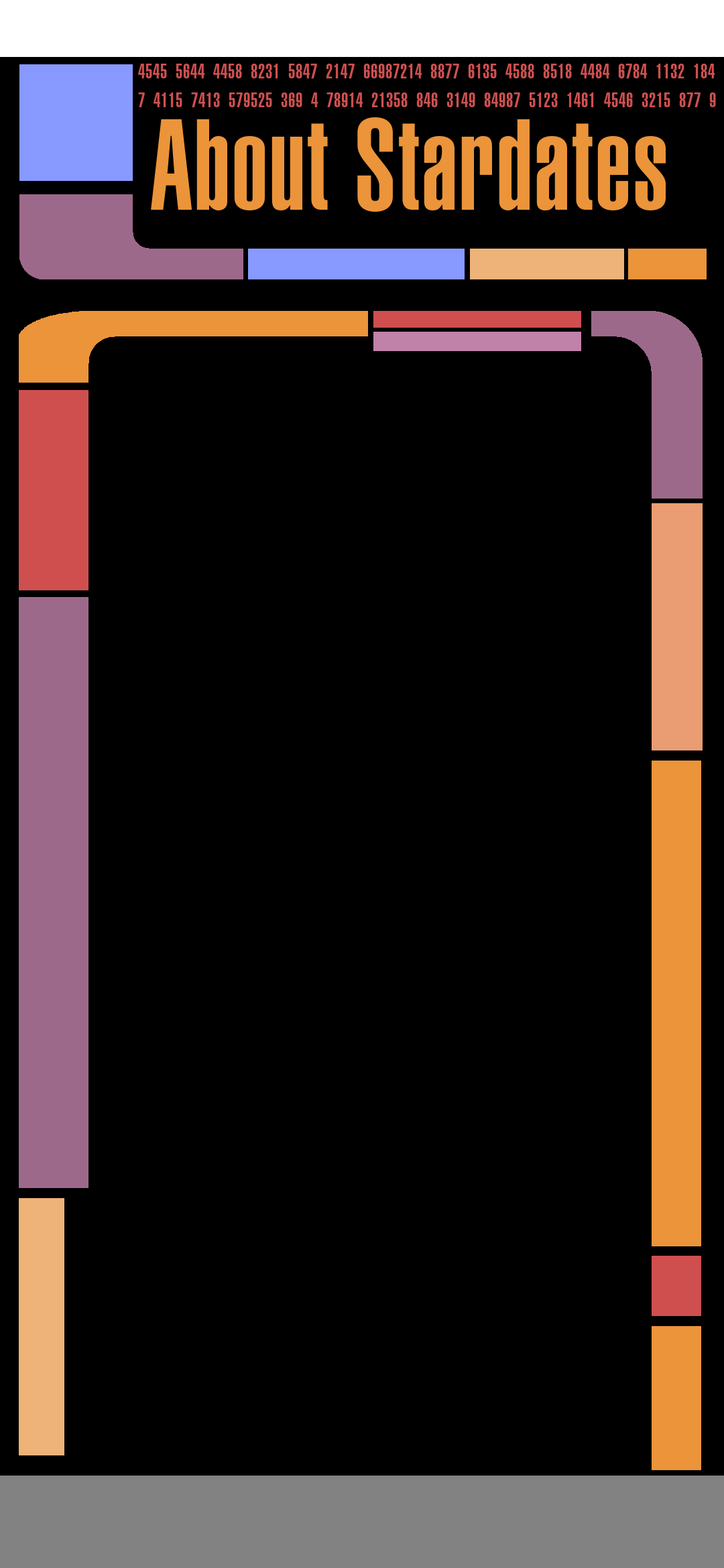
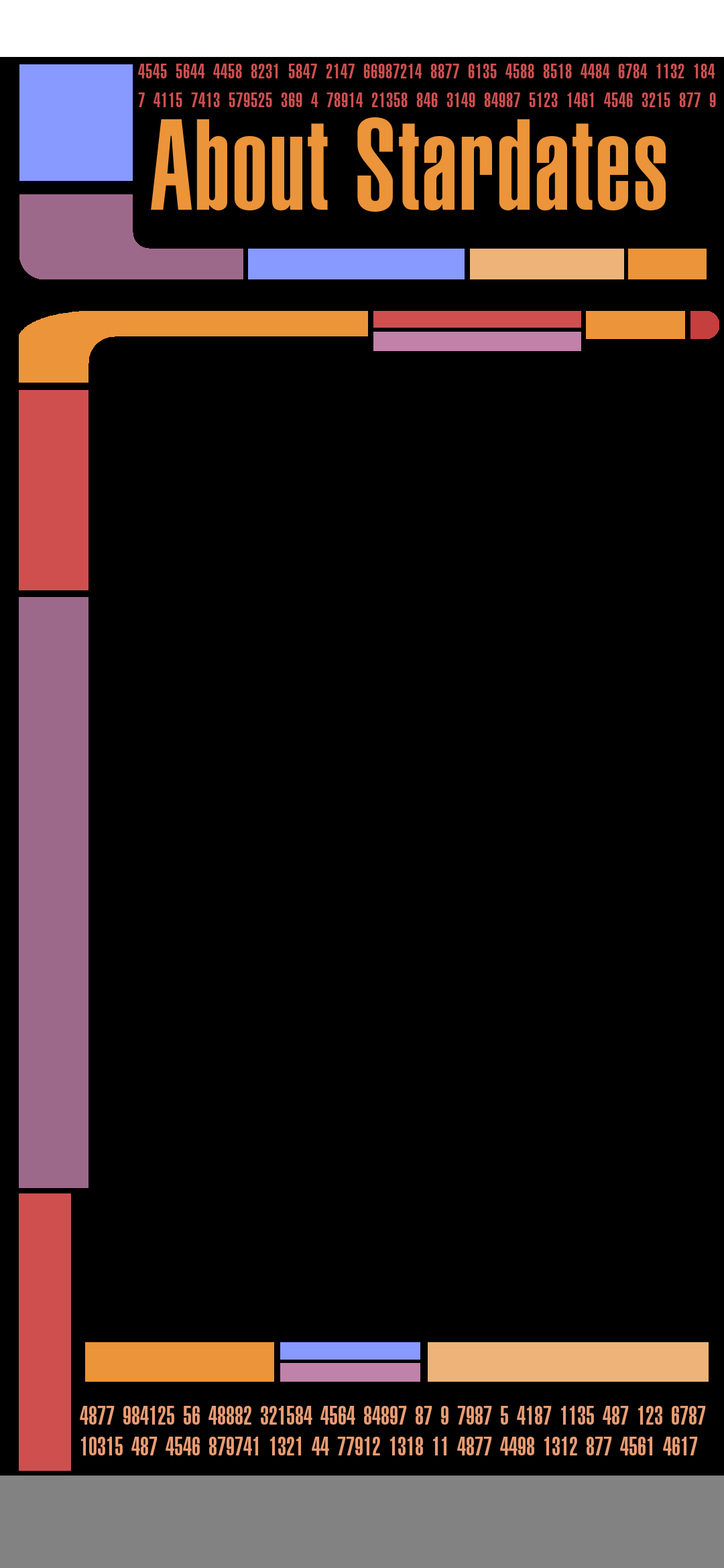
Before/after of a 724px x 1568px layered artwork. What changed in the layer stack:
added layer "4877 984125 56 48882 32158..." above "Lower Body" over (79, 1405, 706, 1456)
added layer "Lower Body" above "Body frame" over (18, 1193, 709, 1471)
painted on "Body frame" over (18, 310, 720, 1471)
